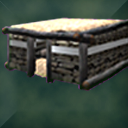
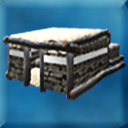
Layer changes from the first 128x128 image to the second:
"Bevel - Buttons (Fat Shapes), Stretched Plastic (modified)": opacity 20% → 70%, painted on it over <box>0,0,128,128</box>
painted on "depot" over <box>2,17,128,101</box>
removed layer "Layer 5" (was linear light) over <box>0,0,128,128</box>
removed layer "Layer 3" (was 54%) over <box>0,0,128,128</box>
added layer "Camada 1 cópia" (29%) above "Camada 1" over <box>0,0,128,128</box>
added layer "Camada 1" (56%) above "Layer 2" over <box>0,0,128,128</box>
